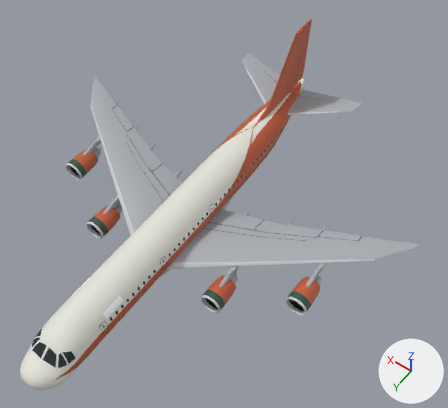
What one commit did to the glTF model public/assets/aeronaves/jaz-120.glb.
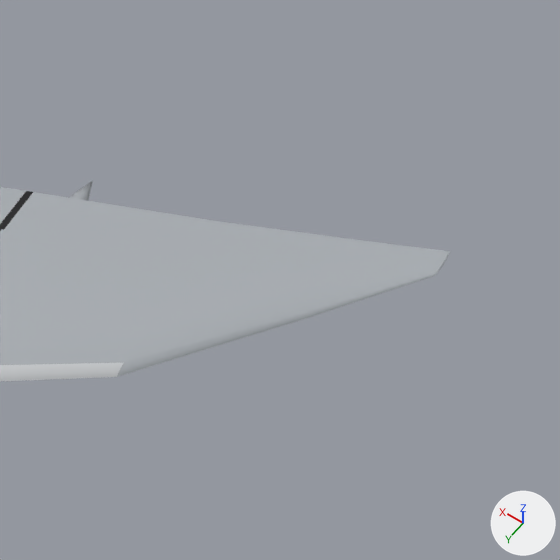
The first picture shows the older version from a camera (50 mm lens) standing at (-36.1, 43.7, 71.7) and looking at (-4.9, 0.1, 3.2). The close-ups show the older and then the newer version on the part from 80% to 97% of the width and 51% to 70% of the height of that picture. Only the edits that show in the close-ups are written down. Every picture has the same lights, and +X, +Y and +Z are marked at lower right. Where no turn or scale is listed for an object, it has been applied to the vertices. Vertices at exactly the same position are counted once.

The scene before the commit, as lines of its bpy script (objects in view):
```python
me_ala = bpy.data.meshes.new('ala')
me_ala.from_pydata(...)  # 1317 vertices, 2480 faces; spans x -29.8..29.8, y -10.9..13.0, z -2.9..1.4
# faces by material slot: [1972, 192, 316]
me_ala.materials.append(mat_gris)  # grey #a8adb3
me_ala.materials.append(mat_aluminio)  # light grey #cccfd1
me_ala.materials.append(mat_oscuro)  # black #121214
ob_ala = bpy.data.objects.new('ala', me_ala)
ob_ala.location = (0.0, 0.0, 0.0)
```
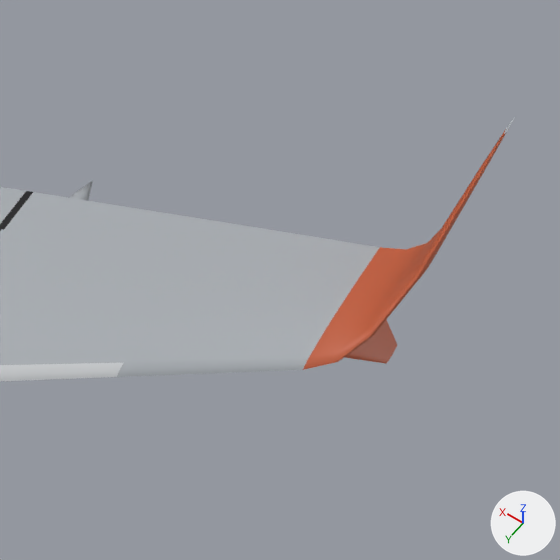
Where the change shows, as pixel boxes (x1, y1, x2, y2) in the close-ups (560 x 560 px):
'ala', reshaped: before (0, 187, 450, 381); after (0, 119, 514, 381)
'remate', added (orange): after (345, 320, 397, 364)
part 1 of me_ala, built on: before (117, 221, 450, 377); after (117, 119, 514, 377)

Diff of the bpy script that builds the scene:
```diff
--- a/public/assets/aeronaves/jaz-120.glb.py
+++ b/public/assets/aeronaves/jaz-120.glb.py
@@ mat_remate @@
+mat_remate = principled_material('remate')
+mat_remate.base_color = (0.523, 0.107, 0.0397)  # orange #bf5c38
+mat_remate.roughness = 0.55
@@ me_ala @@
 # used by ob_ala; location = (0.0, 0.0, 0.0)
-me_ala.from_pydata(...)  # 1317 vertices, 2480 faces; spans x -29.8..29.8, y -10.9..13.0, z -2.9..1.4
+me_ala.from_pydata(...)  # 1621 vertices, 3088 faces; spans x -29.8..29.8, y -11.7..13.0, z -2.9..4.7
+# me_ala part 1: 77 vertices moved from x -29.8..-28.3, y -10.9..-8.2, z 1.0..1.4 to x -29.8..-28.7, y -11.7..-7.1, z 1.0..4.7; 152 vertices added at x -29.8..-29.1, y -11.5..-7.5, z 1.2..4.0
+# other edits to the shape of me_ala do not show in these pictures
 me_ala.materials.append(mat_gris)
@@ me_ala @@
 me_ala.materials.append(mat_oscuro)
+me_ala.materials.append(mat_remate)  # orange #bf5c38
@@ me_m_remate @@
+me_m_remate.from_pydata(...)  # 694 vertices, 780 faces; spans x -29.8..29.8, y -28.8..30.8, z -1.1..2.6
+me_m_remate.materials.append(mat_remate)  # orange #bf5c38
@@ ob_remate @@
+ob_remate = bpy.data.objects.new('remate', me_m_remate)
+ob_remate.location = (0.0, 0.0, 0.0)
```
